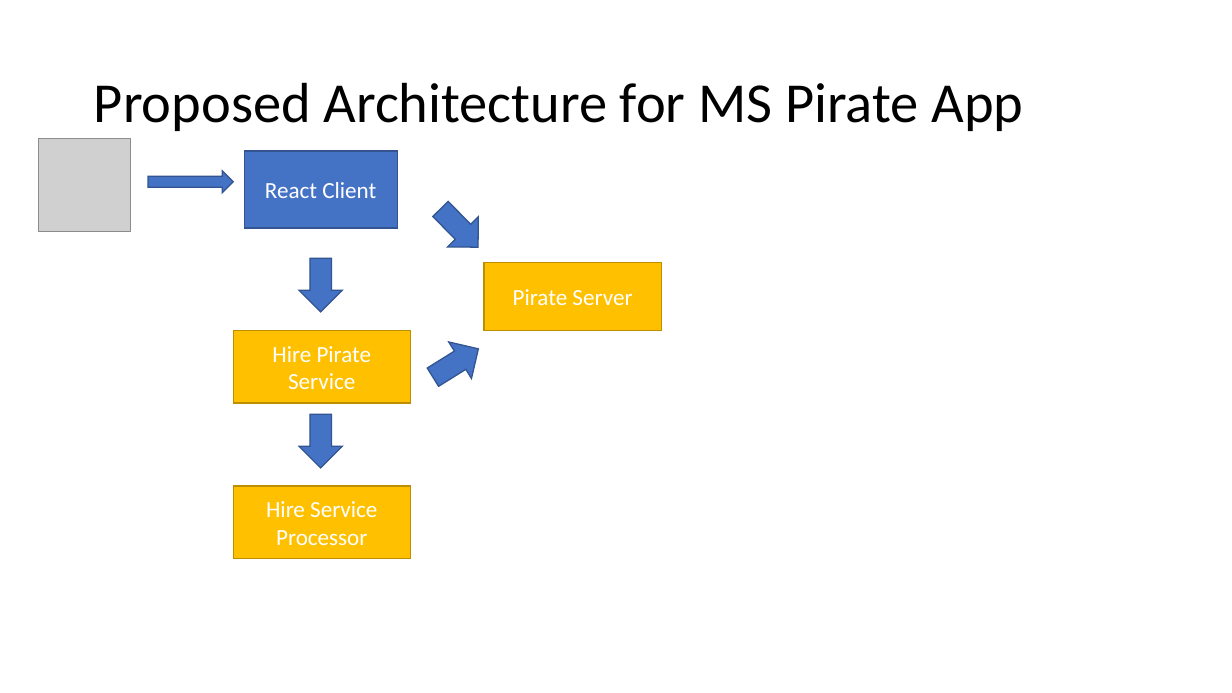
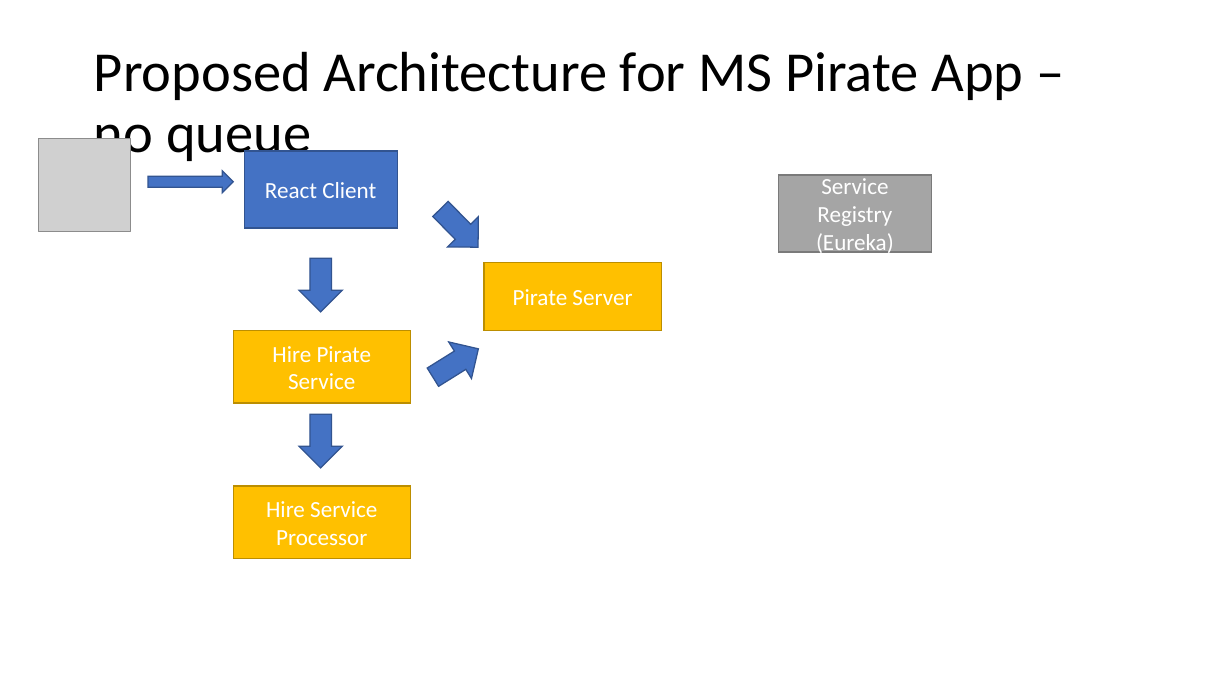
Before and after one commit to 2011JavaReact/Training, a slide deck: slide 23 of Week7/w7.pptx. Drawn at 1232x693 pixels with LibreOffice and Linux fonts; fonts in the diff are those of the drawing; grey boxes stand for pictures. Boxes give left, top, right and bottom in pixels: in the first picture for what was removed or moved away, otherwise in the second. Text is boxed around its words. In the diff, an @@ line names an element or a change of style, - is before the commit and + after.

Commit message:
updated ppt

```diff
--- a/Week7/w7.pptx
+++ b/Week7/w7.pptx
@@ title at (x1=94, y1=51, x2=1023, y2=166): text changed @@
-Proposed Architecture for MS Pirate App
+Proposed Architecture for MS Pirate App – no queue
@@ rectangle added at (x1=778, y1=175, x2=932, y2=251), fill #A5A5A5, outline #7A7A7A 1 pt, 18 pt, text #FFFFFF @@
+Service Registry
+(Eureka)
```
Also in this commit, not shown: 2 other slides changed, 5 slides added.
